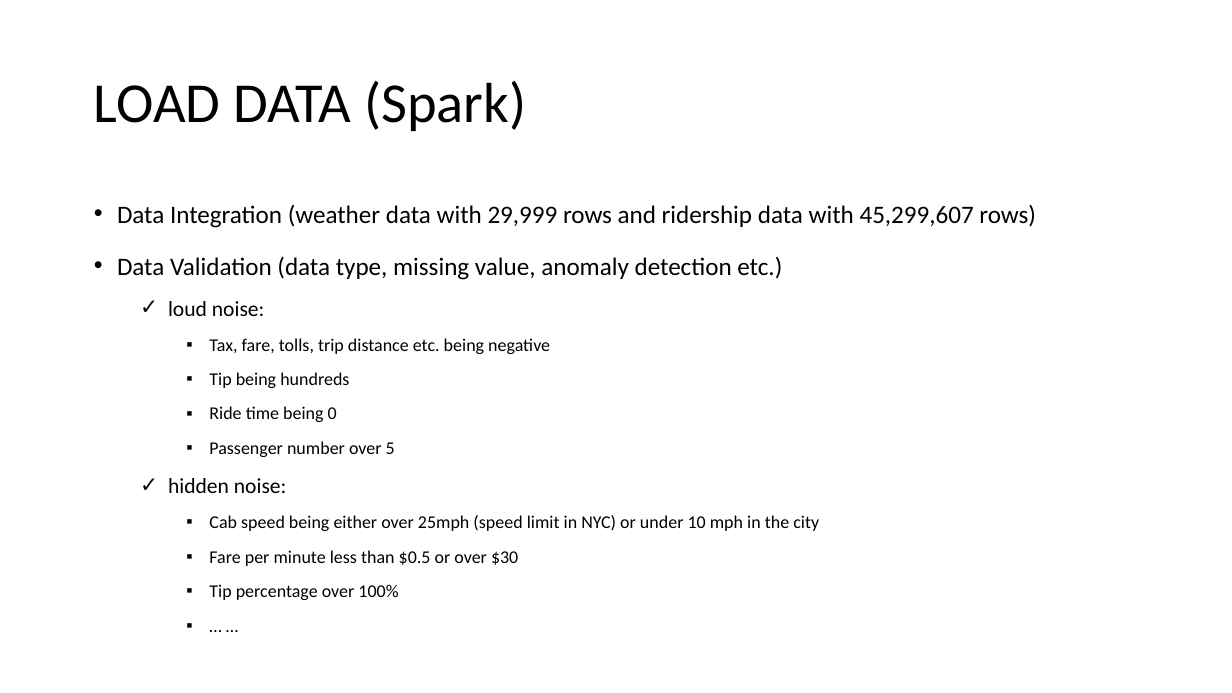
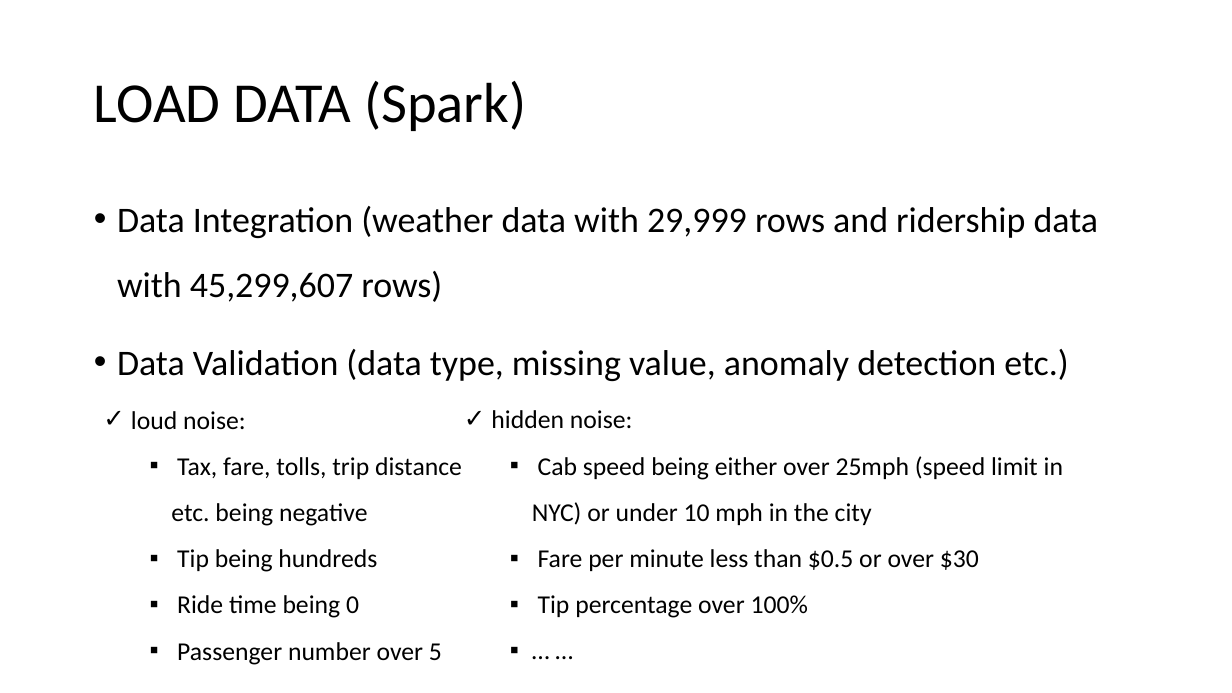
Before and after one commit to MiyainNYC/PySpark-Data-Challenge, a slide deck: slide 6 of DataChallengeAssessment.pptx. Drawn at 1232x693 pixels with LibreOffice and Linux fonts; fonts in the diff are those of the drawing. Boxes give left, top, right and bottom in pixels: in the first picture for what was removed or moved away, otherwise in the second. Text is boxed around its words. In the diff, an @@ line names an element or a change of style, - is before the commit and + after.

```diff
--- a/DataChallengeAssessment.pptx
+++ b/DataChallengeAssessment.pptx
@@ text "Data Integration (weather data with ..." at [117,206,1099,381]: size 19.6 to 28 pt; line spacing 1.3 to 1.5 @@
@@ text at [168,301,819,600]: paragraphs removed @@
-  ✓ loud noise:
-    ▪ Tax, fare, tolls, trip distance etc. being negative
-    ▪ Tip being hundreds
-    ▪ Ride time being 0
-    ▪ Passenger number over 5
-  ✓ hidden noise:
-    ▪ Cab speed being either over 25mph (speed limit in NYC) or under 10 mph in the city
-    ▪ Fare per minute less than $0.5 or over $30
-    ▪ Tip percentage over 100%
-    ▪ … …
@@ text added at [131,411,462,665], 20 pt, text #000000 @@
+  ✓ loud noise:
+    ▪ Tax, fare, tolls, trip distance etc. being negative
+    ▪ Tip being hundreds
+    ▪ Ride time being 0
+    ▪ Passenger number over 5
@@ text added at [491,410,1063,618], 20 pt, text #000000 @@
+  ✓ hidden noise:
+    ▪ Cab speed being either over 25mph (speed limit in NYC) or under 10 mph in the city
+    ▪ Fare per minute less than $0.5 or over $30
+    ▪ Tip percentage over 100%
+    ▪ … …
```
Also in this commit, not shown: 12 other slides changed, 3 slides added, 4 slides removed.
